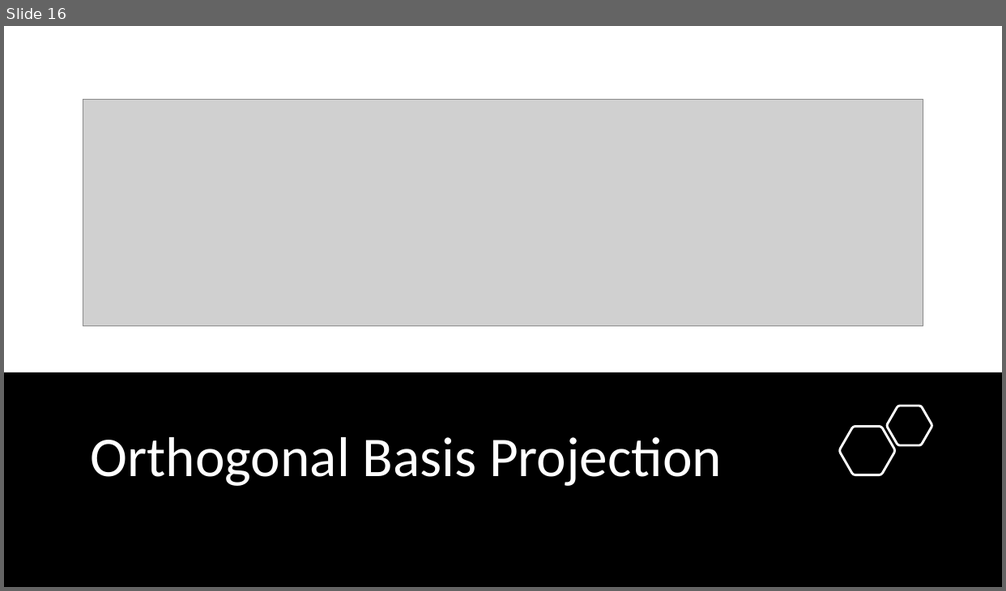
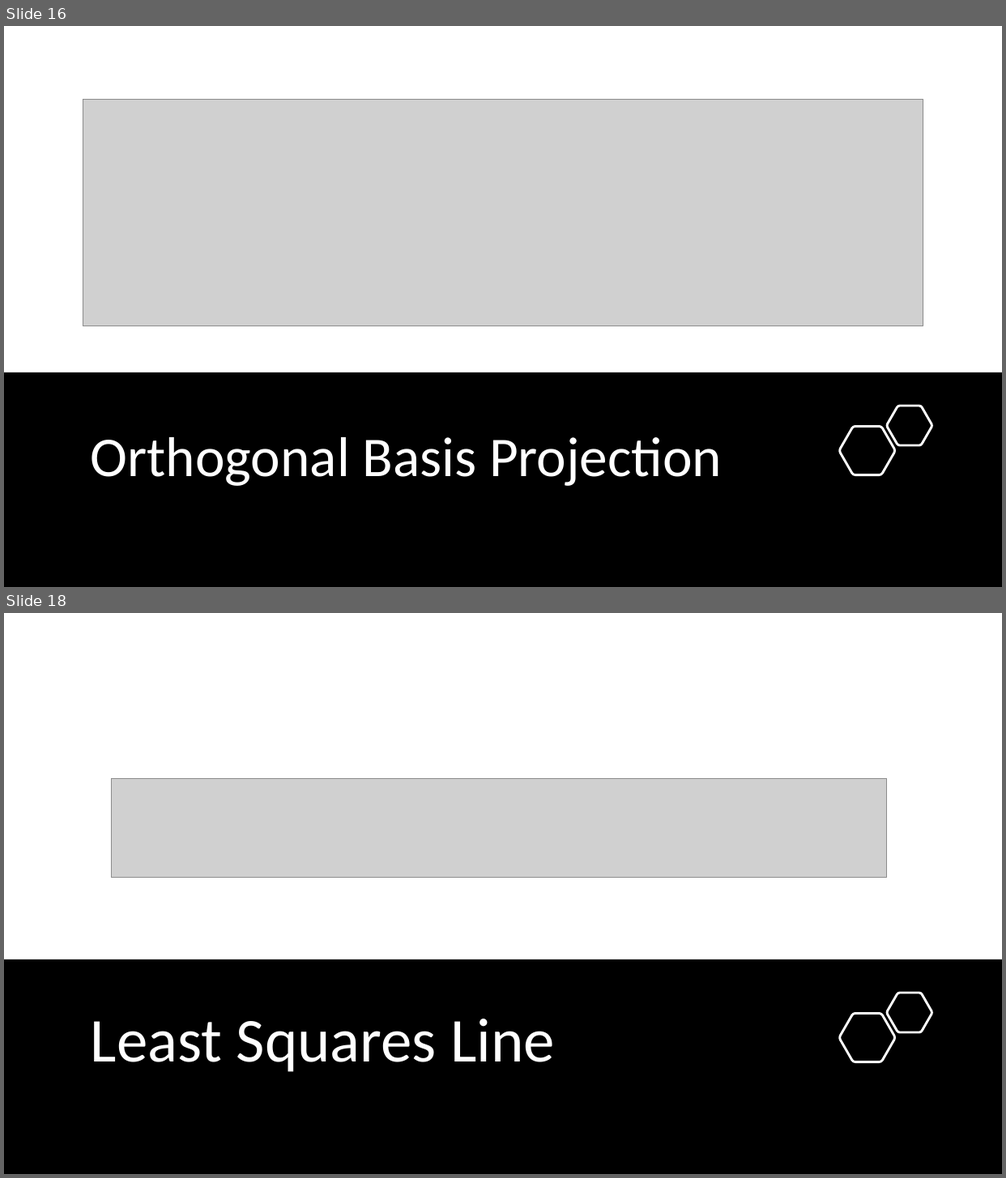
Before and after one commit to Jeffchen54/Linear-Definitions-and-Theorems, a slide deck: Unit 5-6 Definitions.pptx. Shown one above the other, each under a label of ours: slide 16 before the commit, slides 16 and 18 after it; the slides between them are not shown. The pictures are 1006x591 and 1006x1178 pixels, drawn with LibreOffice and Linux fonts; fonts in the diff are those of the drawing; grey boxes stand for pictures. Boxes give left, top, right and bottom in pixels: in the first picture for what was removed or moved away, otherwise in the second. Text is boxed around its words. In the diff, an @@ line names an element or a change of style, - is before the commit and + after.

```diff
--- a/Unit 5-6 Definitions.pptx
+++ b/Unit 5-6 Definitions.pptx
@@ slide 18 added at <box>4,613,1002,1174</box>, background #FFFFFF @@
@@ picture added at <box>111,778,888,877</box> @@
@@ rectangle added at <box>4,960,1002,1174</box>, fill #000000 @@
@@ freeform shape added at <box>888,994,932,1033</box>, outline #FFFFFF 2.25 pt @@
@@ title added at <box>91,1019,555,1072</box>, 60 pt, text #FFFFFF @@
+Least Squares Line
@@ freeform shape added at <box>839,1013,895,1063</box>, outline #FFFFFF 2.25 pt @@
```
Also in this commit, not shown: 2 other slides added, 1 other file.
